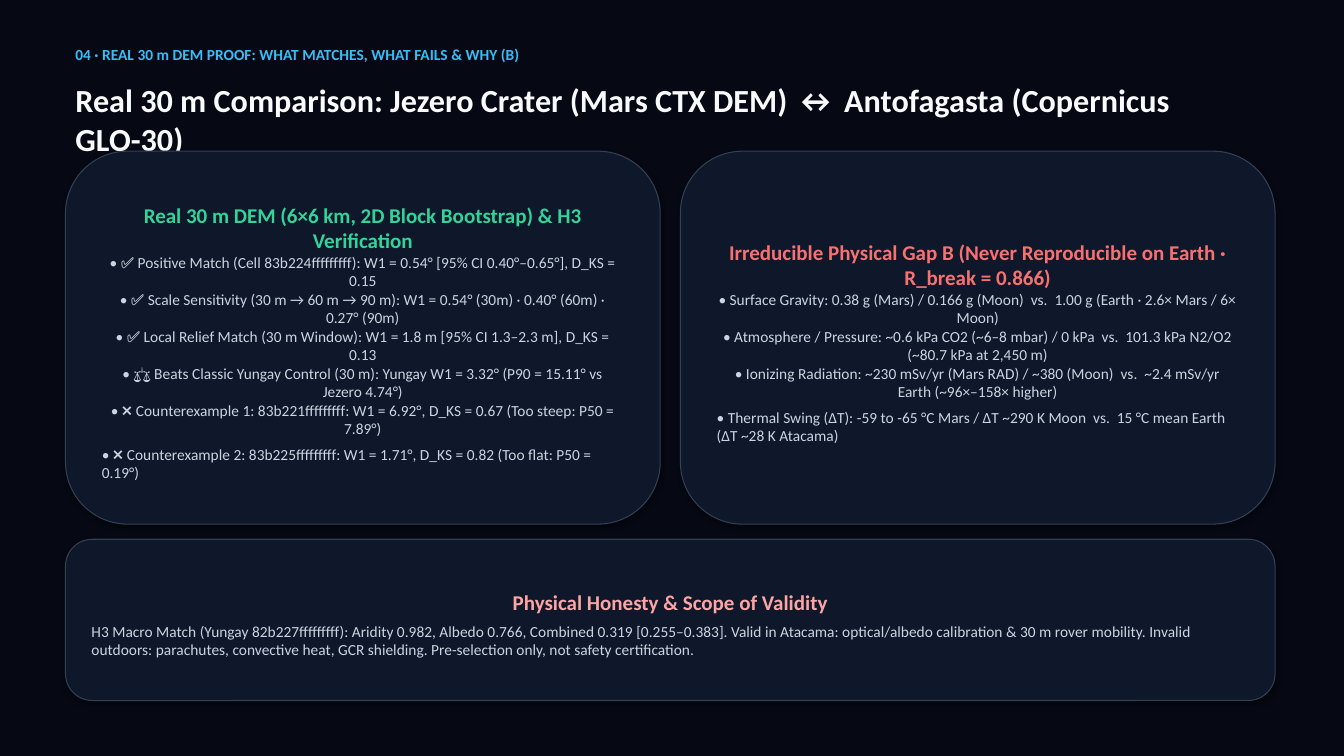
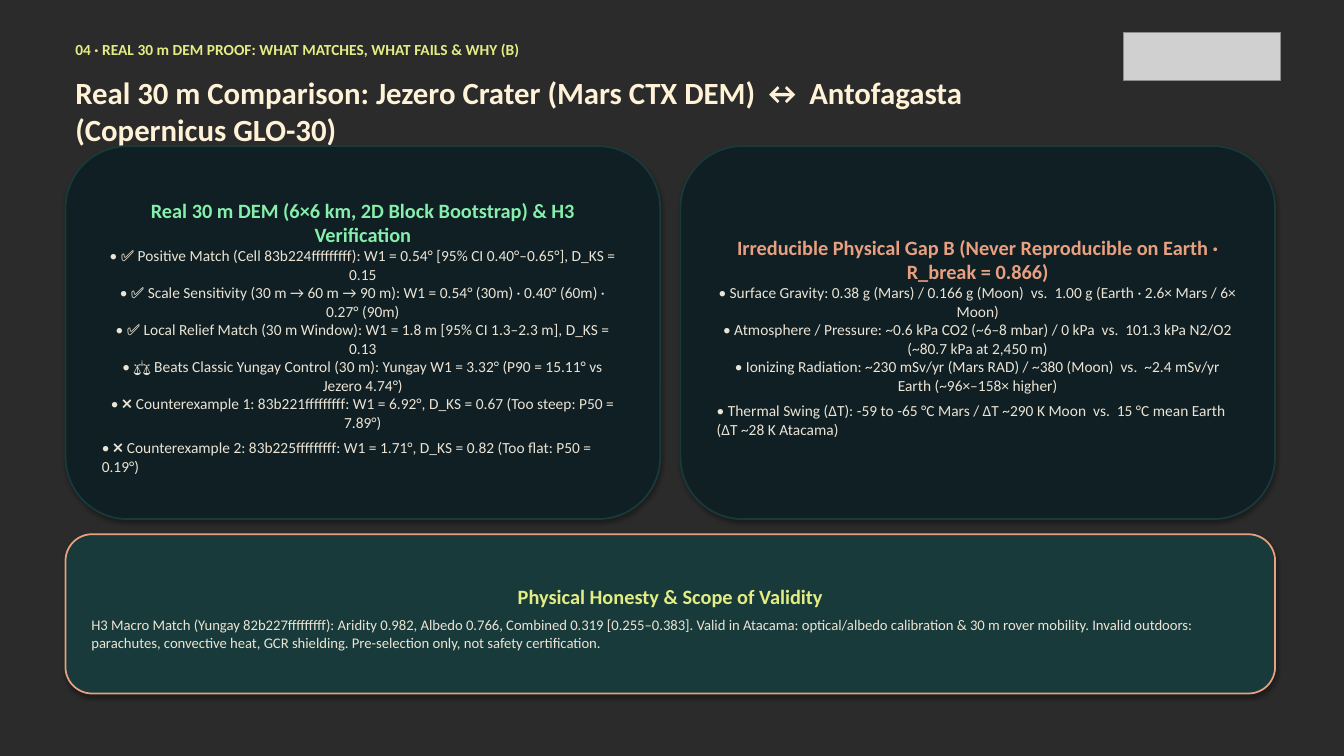
Before and after one commit to AnGeMoNs/Ckepi, a slide deck: slide 5 of docs/nehe/ckepi-pitch-en.pptx. Drawn at 1344x756 pixels with LibreOffice and Linux fonts; fonts in the diff are those of the drawing; grey boxes stand for pictures; background and template pictures are left out; a plain dark background stands for a picture behind light text. Boxes give left, top, right and bottom in pixels: in the first picture for what was removed or moved away, otherwise in the second. Text is boxed around its words. In the diff, an @@ line names an element or a change of style, - is before the commit and + after.

```diff
--- a/docs/nehe/ckepi-pitch-en.pptx
+++ b/docs/nehe/ckepi-pitch-en.pptx
@@ background #060913 to picture (left out) @@
@@ text "04 · REAL 30 m ..." at (x1=75, y1=44, x2=519, y2=57): text colour #38BDF8 to #E4ED83 @@
@@ picture added at (x1=1124, y1=32, x2=1280, y2=81) @@
@@ text "Real 30 m Comparison: Jezero ..." moved from (x1=75, y1=88, x2=1170, y2=159) to (x1=75, y1=81, x2=962, y2=146) @@
@@ text "Real 30 m Comparison: Jezero ..." at (x1=75, y1=81, x2=962, y2=146): size 23 to 22 pt, text colour #F8FAFC to #FFF2D7 @@
@@ rounded rectangle "Real 30 m DEM (6×6 ..." at (x1=66, y1=146, x2=660, y2=519): size 15 to 14.5 pt, text colour #34D399 to #86EFAC in "Real 30 m DEM (6×6 km, 2D ..."; text colour #CBD5E1 to #EBE4D5 in "• ✅ Positive Match (Cell 83b224fffffffff): W1 ..."; fill #0F172A to #101F24; outline #334155 0.75 pt to #183A3A 1.25 pt @@
@@ rounded rectangle "Irreducible Physical Gap B (Never ..." at (x1=681, y1=146, x2=1275, y2=519): size 15 to 14.5 pt, text colour #F87171 to #E8A080 in "Irreducible Physical Gap B (Never Reproducible on ..."; text colour #CBD5E1 to #EBE4D5 in "• Surface Gravity: 0.38 g (Mars) / ..."; fill #0F172A to #101F24; outline #334155 0.75 pt to #183A3A 1.25 pt @@
@@ 3 rounded rectangles moved together from (x1=66, y1=151, x2=1275, y2=701) to (x1=66, y1=146, x2=1275, y2=694) @@
@@ rounded rectangle "Physical Honesty & Scope of ..." at (x1=66, y1=534, x2=1275, y2=694): size 15 to 14.5 pt, text colour #FCA5A5 to #E4ED83 in "Physical Honesty & Scope of Validity"; size 11 to 10.5 pt, text colour #CBD5E1 to #EBE4D5 in "H3 Macro Match (Yungay 82b227fffffffff): Aridity 0.982, ..."; fill #0F172A to #183A3A; outline #334155 0.75 pt to #E8A080 1.25 pt @@
```
Also in this commit, not shown: 6 other slides changed, 29 other files.
